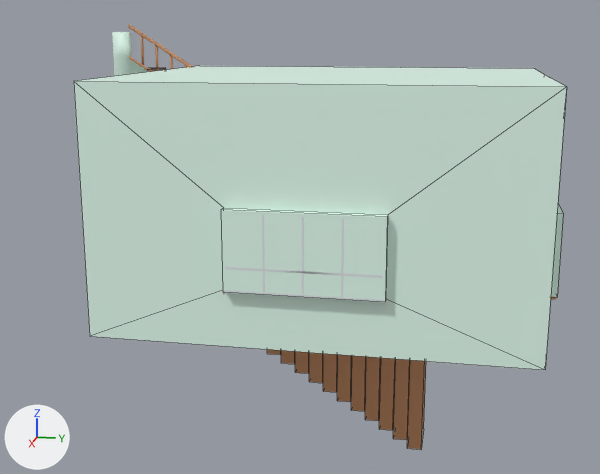
An edit to the FBX model Assets/3D Objects/ApartmentFBX.fbx, drawn before and after from the same camera.
Camera for both pictures: a 50 mm camera at (14.62, 5.74, 4.69) aimed at (0.5, 2.91, 1.17). Arrows for +X, +Y and +Z are at lower left; the lights stay in place. Mesh edges are drawn as thin lines on the coarser meshes. Where no turn or scale is listed for an object, it has been applied to the vertices.

In view in the first picture: 'RailsStairs', 'Stairs', 'Walls', 'Window2'.
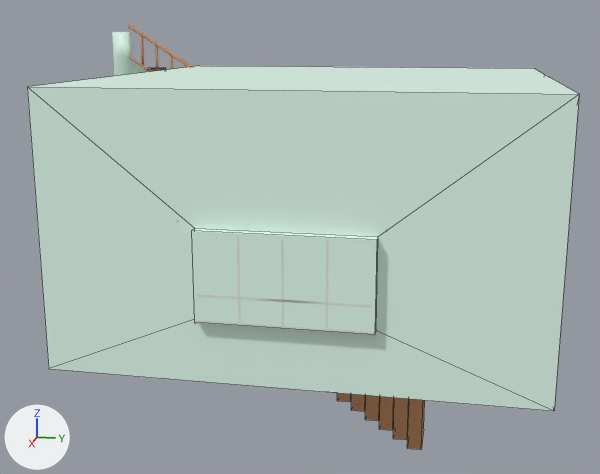
Diff of the bpy script that builds the scene:
```diff
--- a/Assets/3D Objects/ApartmentFBX.fbx.py
+++ b/Assets/3D Objects/ApartmentFBX.fbx.py
@@ me_plane @@
 me_plane.from_pydata(...)  # 31 vertices, 24 faces; spans x -3.0..3.15, y 0.0..7.15, z 0.0..4.0
 # used by ob_walls; location = (0.0, 0.0, 0.0)
+# me_plane part 1: all 12 vertices in x 3.0..3.15, y 0.0..7.0, z 0.0..4.0 are moved by (1.36, 0.0, 0.0)
 me_plane.materials.append(mat_walls)
```

Boxes (x1, y1, x2, y2) around the edits, measured in the pictures (600 x 474 px):
'Walls', reshaped (12% wider, 13% taller): before (74, 66, 567, 370); after (27, 66, 579, 411)
'Stairs', unchanged, covered by the edit: before (149, 68, 426, 449); after (149, 68, 425, 449)
